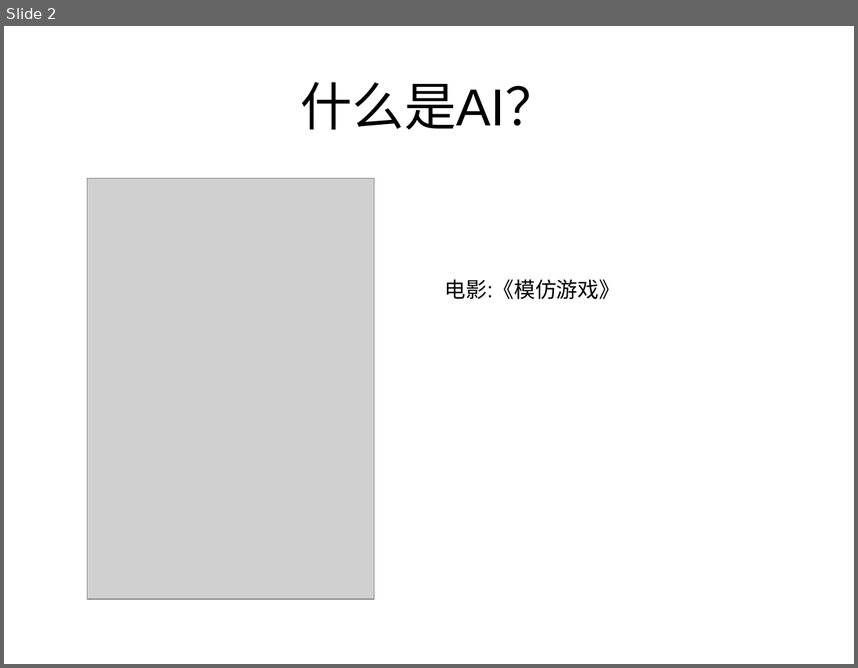
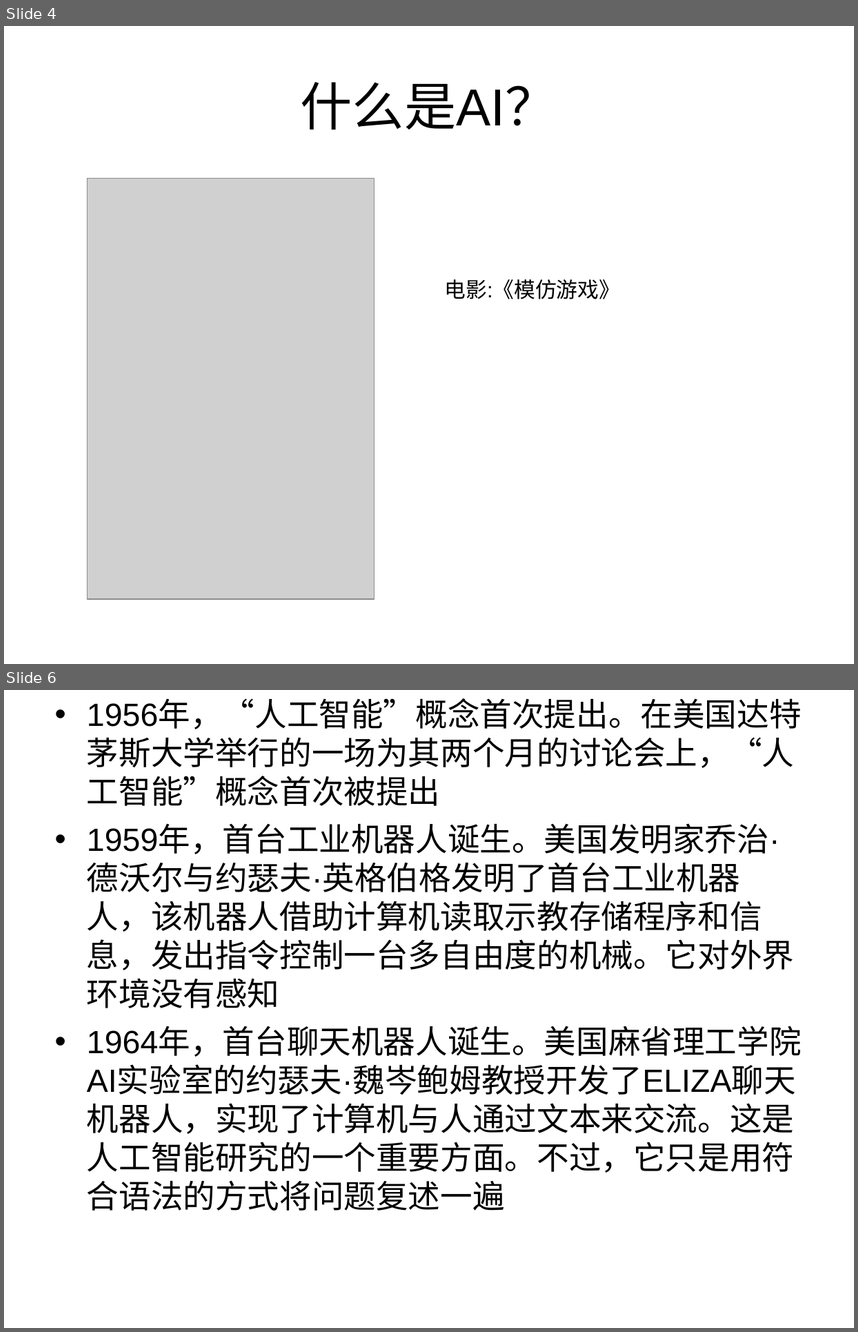
Before and after one commit to zhijie-ai/RL, a slide deck: rl-rec-practice/topk/code/AI的过去现在及未来.ppt. Shown one above the other, each under a label of ours: slide 2 before the commit, slides 4 and 6 after it; the slides between them are not shown. The pictures are 858x668 and 858x1332 pixels, drawn with LibreOffice and Linux fonts; fonts in the diff are those of the drawing; grey boxes stand for pictures. Boxes give left, top, right and bottom in pixels: in the first picture for what was removed or moved away, otherwise in the second. Text is boxed around its words. In the diff, an @@ line names an element or a change of style, - is before the commit and + after.

```diff
--- a/rl-rec-practice/topk/code/AI的过去现在及未来.ppt
+++ b/rl-rec-practice/topk/code/AI的过去现在及未来.ppt
@@ slide 6 added at (4,690,854,1328), background #FFFFFF @@
@@ text added at (87,700,802,1210), 27.2 pt, text #000000 @@
+• 1956年，“人工智能”概念首次提出。在美国达特茅斯大学举行的一场为其两个月的讨论会上，“人工智能”概念首次被提出
+• 1959年，首台工业机器人诞生。美国发明家乔治·德沃尔与约瑟夫·英格伯格发明了首台工业机器人，该机器人借助计算机读取示教存储程序和信息，发出指令控制一台多自由度的机械。它对外界环境没有感知
+• 1964年，首台聊天机器人诞生。美国麻省理工学院AI实验室的约瑟夫·魏岑鲍姆教授开发了ELIZA聊天机器人，实现了计算机与人通过文本来交流。这是人工智能研究的一个重要方面。不过，它只是用符合语法的方式将问题复述一遍
@@ what was slide 2 is now slide 4 @@
```
Also in this commit, not shown: 12 other slides added, 1 slide removed.
